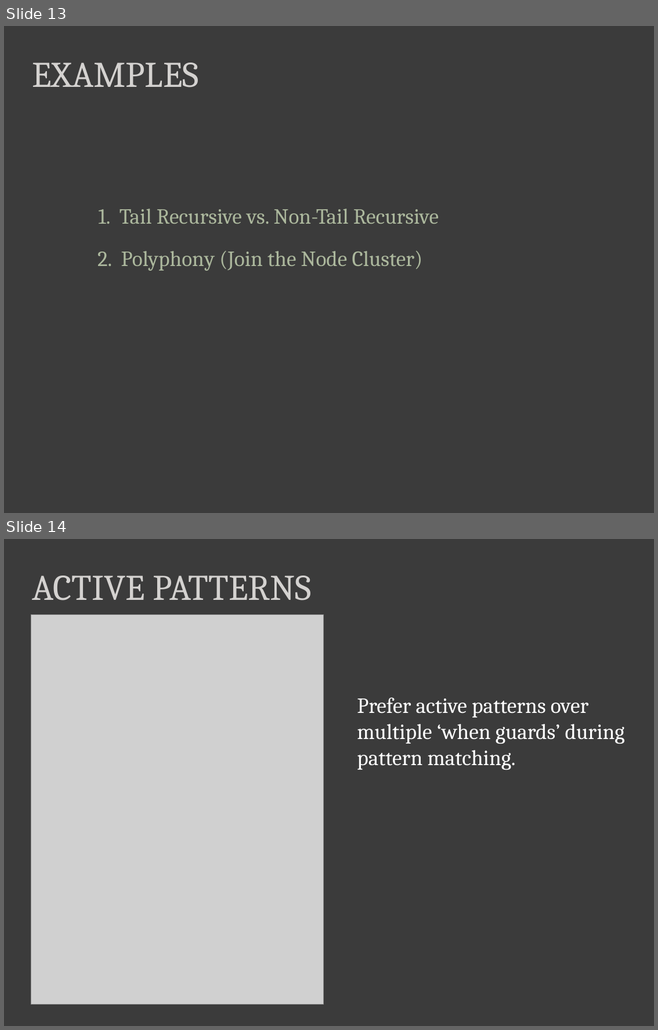
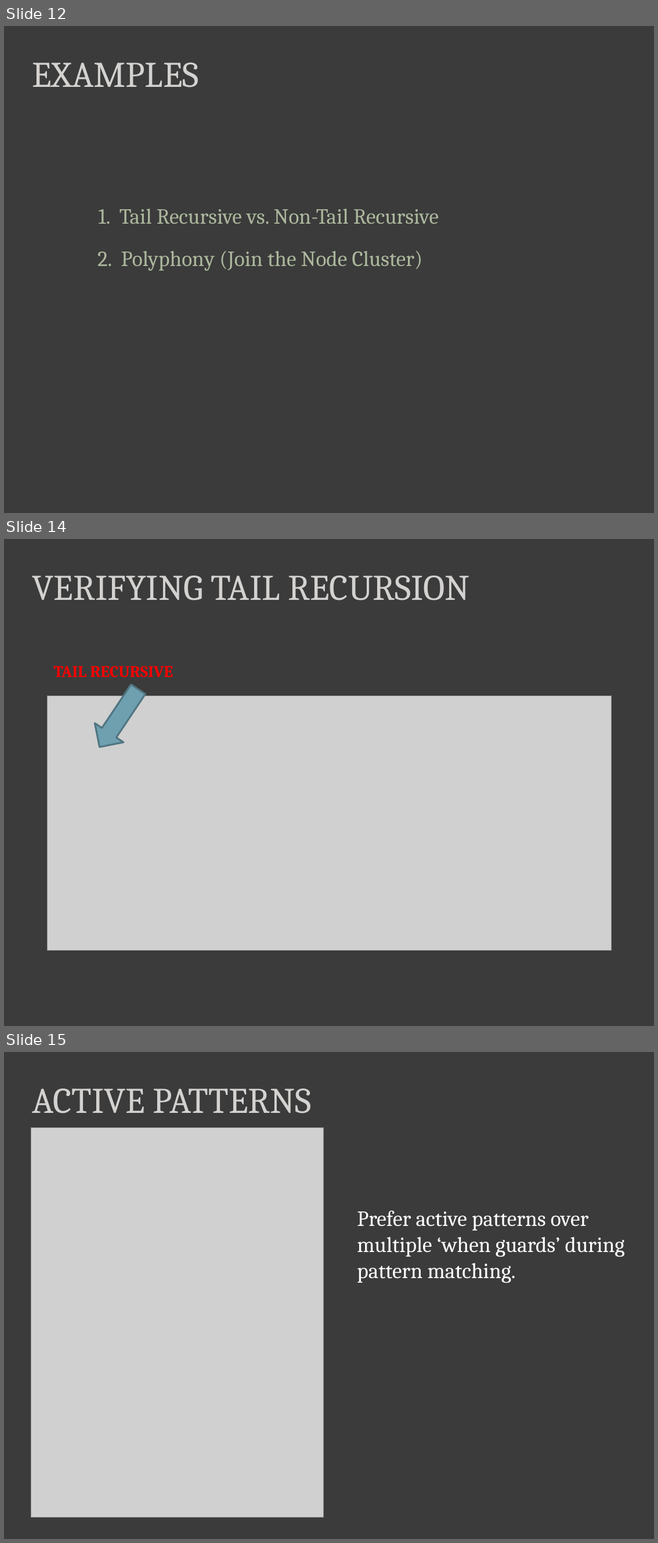
Before and after one commit to dmohl/FSharpPresentationExamples, a slide deck: 5 Best Practices for F# Development.pptx. Shown one above the other, each under a label of ours: slides 13 and 14 before the commit, slides 12, 14 and 15 after it; the slides between them are not shown. The pictures are 658x1030 and 658x1543 pixels, drawn with LibreOffice and Linux fonts; fonts in the diff are those of the drawing; grey boxes stand for pictures. Boxes give left, top, right and bottom in pixels: in the first picture for what was removed or moved away, otherwise in the second. Text is boxed around its words. In the diff, an @@ line names an element or a change of style, - is before the commit and + after.

```diff
--- a/5 Best Practices for F# Development.pptx
+++ b/5 Best Practices for F# Development.pptx
@@ slide 14 added at [4,539,654,1026], background #3B3B3B @@
@@ text added at [32,576,470,600], 40 pt, text #D4D2D0 @@
+VERIFYING TAIL RECURSION
@@ text added at [54,666,173,678], 18 pt, text #FF0000, bold @@
+TAIL RECURSIVE
@@ left arrow added at [85,679,152,756], fill #6EA0B0, outline #517682 2 pt @@
@@ picture added at [48,696,611,951] @@
@@ what was slide 13 is now slide 12 @@
@@ what was slide 14 is now slide 15 @@
```
Also in this commit, not shown: 1 slide changed, 1 other slide added, 1 slide removed, 46 other files.
